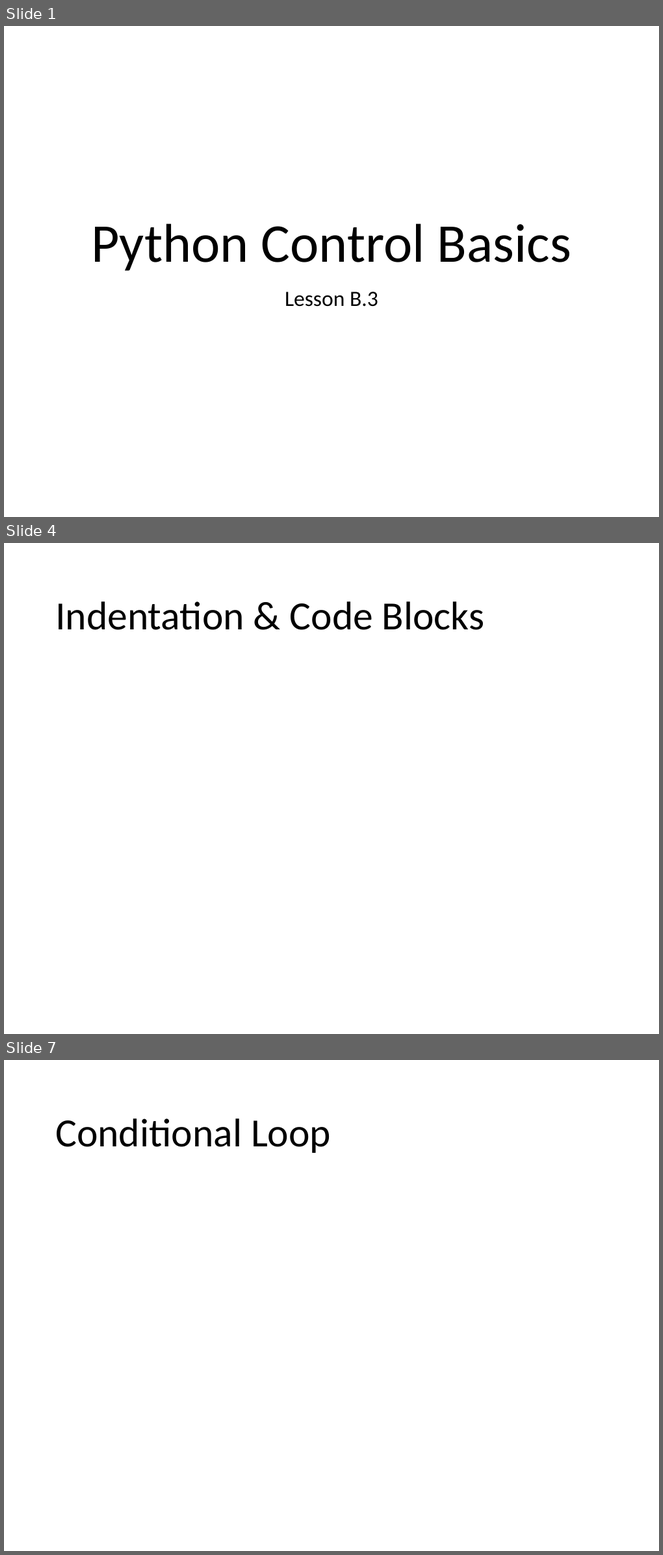
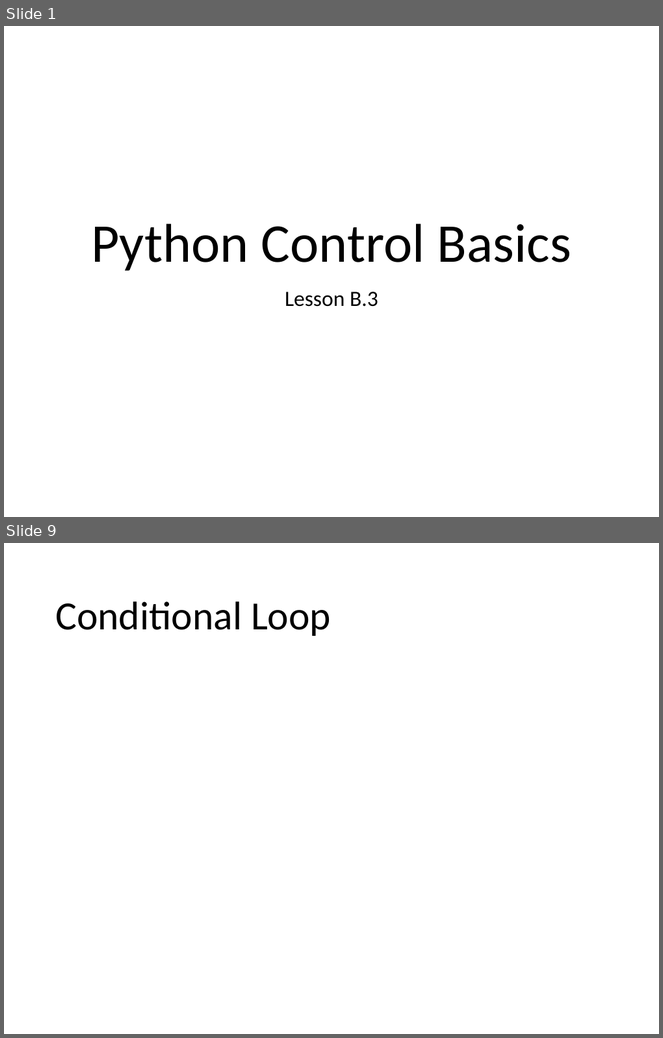
Before and after one commit to Greg5519/ICS2O0, a slide deck: Topic B Programming Introduction/B.3 Lesson - Python Control Basics.pptx. Shown one above the other, each under a label of ours: slides 1, 4 and 7 before the commit, slides 1 and 9 after it; the slides between them are not shown. The pictures are 663x1555 and 663x1038 pixels, drawn with LibreOffice and Linux fonts; fonts in the diff are those of the drawing. Boxes give left, top, right and bottom in pixels: in the first picture for what was removed or moved away, otherwise in the second. Text is boxed around its words. In the diff, an @@ line names an element or a change of style, - is before the commit and + after.

```diff
--- a/Topic B Programming Introduction/B.3 Lesson - Python Control Basics.pptx
+++ b/Topic B Programming Introduction/B.3 Lesson - Python Control Basics.pptx
@@ slide 4 removed at [4,543,659,1034], background #FFFFFF @@
@@ title removed at [55,601,485,630] @@
-Indentation & Code Blocks
@@ what was slide 7 is now slide 9 @@
```
Also in this commit, not shown: 1 slide changed, 7 slides added, 3 other slides removed, 1 other file.
